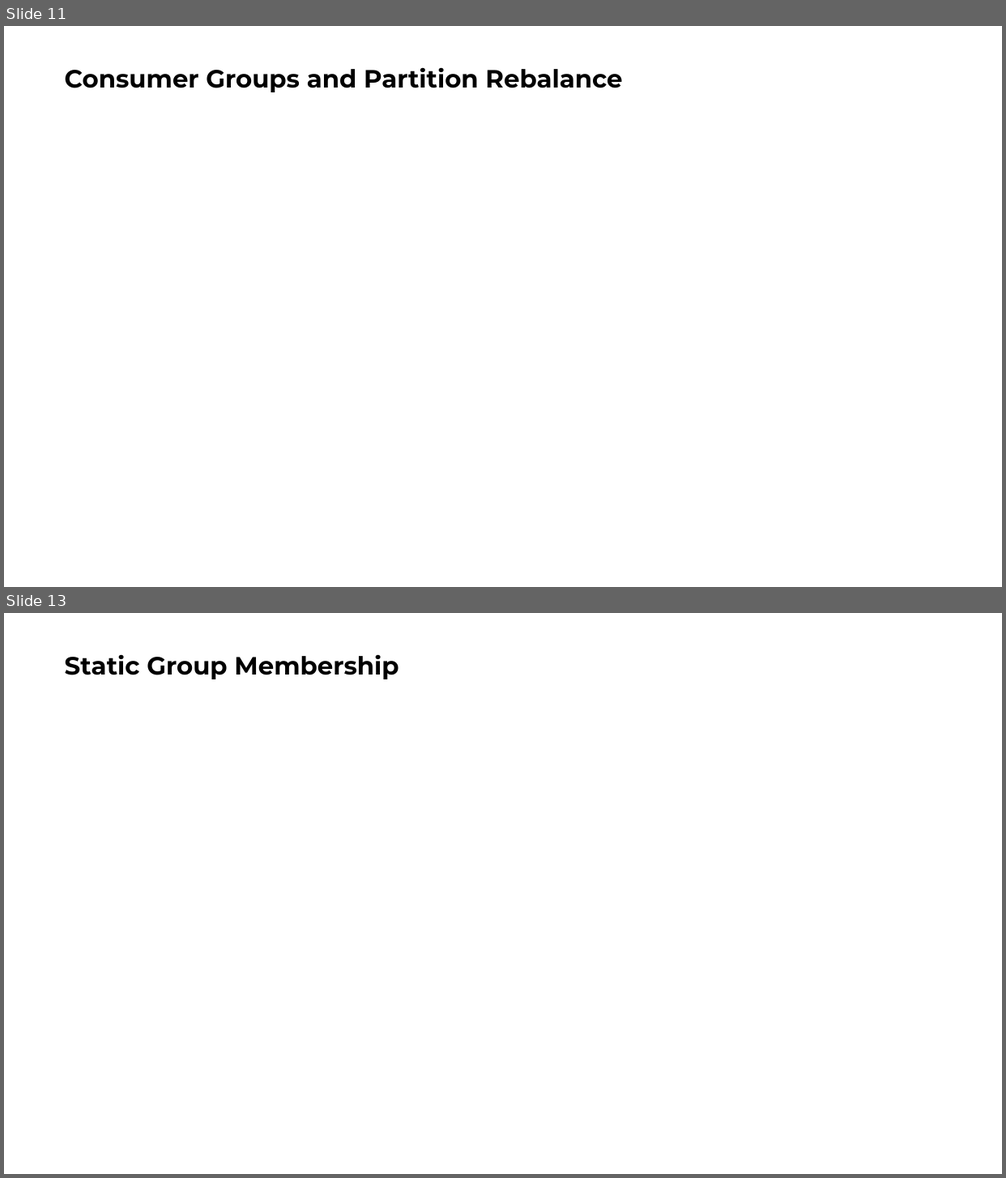
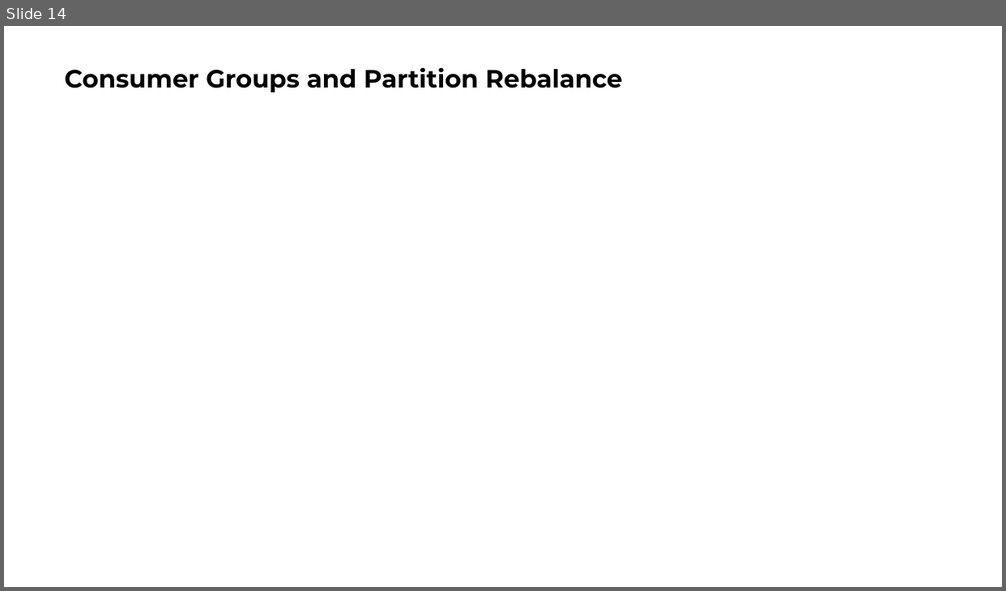
Before and after one commit to ngoctd314/books-note, a slide deck: Kafka Definitive Guide.pptx. Shown one above the other, each under a label of ours: slides 11 and 13 before the commit, slide 14 after it; the slides between them are not shown. The pictures are 1006x1178 and 1006x591 pixels, drawn with LibreOffice and Linux fonts; fonts in the diff are those of the drawing. Boxes give left, top, right and bottom in pixels: in the first picture for what was removed or moved away, otherwise in the second. Text is boxed around its words. In the diff, an @@ line names an element or a change of style, - is before the commit and + after.

```diff
--- a/Kafka Definitive Guide.pptx
+++ b/Kafka Definitive Guide.pptx
@@ slide 13 removed at (4,613,1002,1174), background #FFFFFF @@
@@ title removed at (65,654,398,679) @@
-Static Group Membership
@@ what was slide 11 is now slide 14 @@
```
Also in this commit, not shown: 2 slides changed, 9 slides added, 4 other slides removed, 3 other files.
